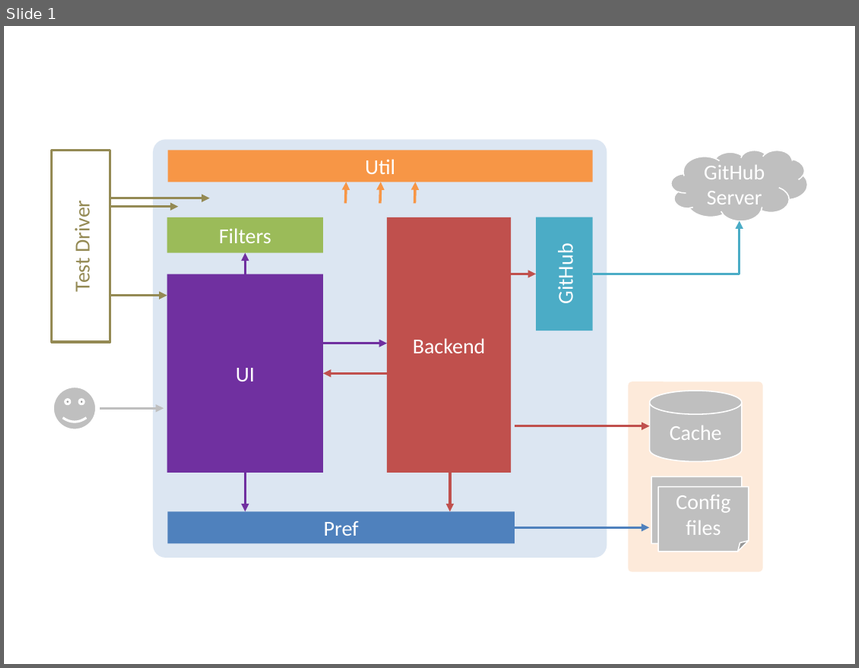
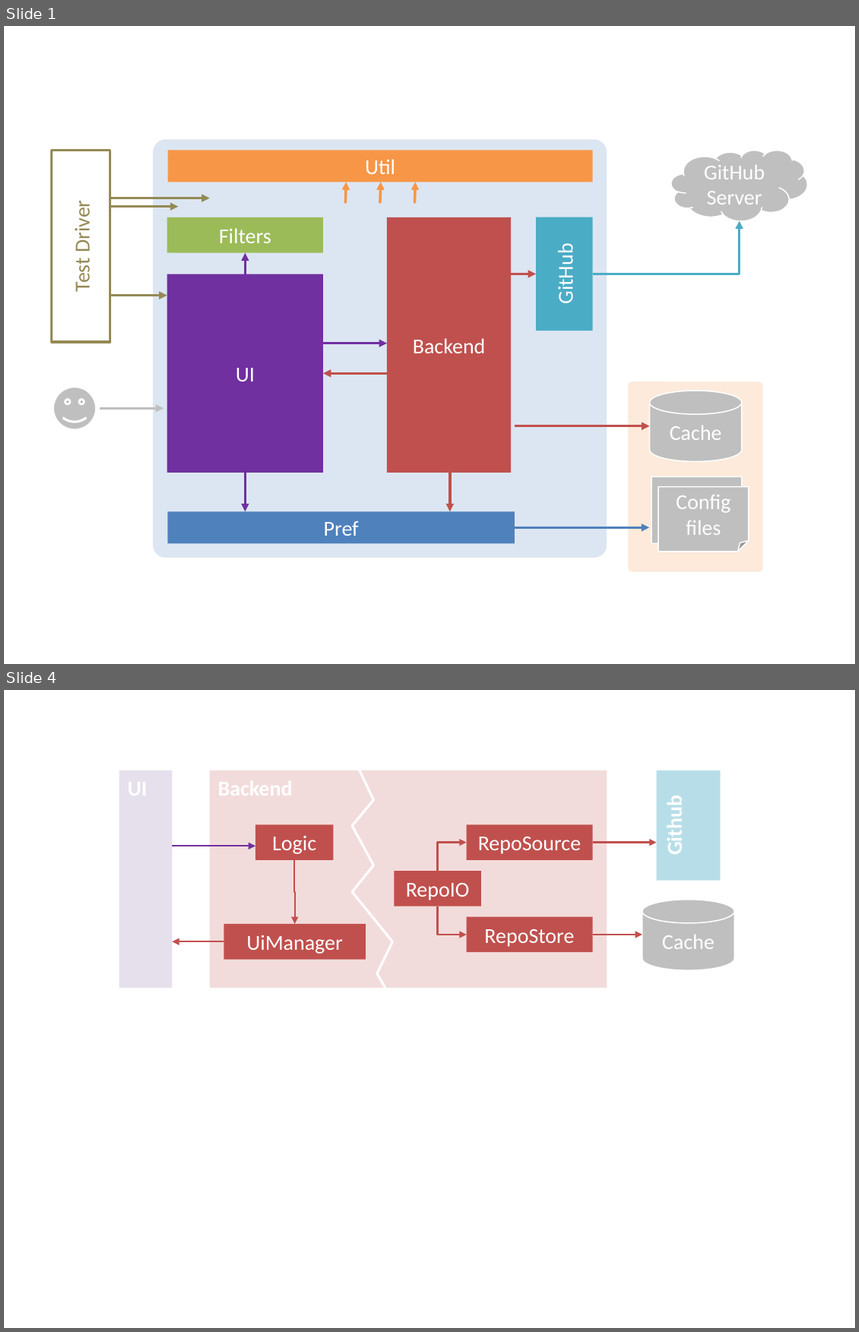
Before and after one commit to HubTurbo/HubTurbo, a slide deck: docs/images/design/design.pptx. Shown one above the other, each under a label of ours: slide 1 before the commit, slides 1 and 4 after it; the slides between them are not shown. The pictures are 859x668 and 859x1332 pixels, drawn with LibreOffice and Linux fonts; fonts in the diff are those of the drawing. Boxes give left, top, right and bottom in pixels: in the first picture for what was removed or moved away, otherwise in the second. Text is boxed around its words. In the diff, an @@ line names an element or a change of style, - is before the commit and + after.

```diff
--- a/docs/images/design/design.pptx
+++ b/docs/images/design/design.pptx
@@ slide 4 added at (4, 690, 855, 1328), background #FFFFFF @@
@@ rectangle added at (119, 771, 172, 988), fill #E6E0EC @@
@@ rectangle added at (210, 771, 607, 988), fill #F2DCDB @@
@@ freeform shape added at (352, 768, 392, 992), outline #FFFFFF 2 pt @@
@@ rectangle added at (657, 771, 721, 881), fill #B7DEE8, 18 pt, text #FFFFFF, bold @@
+Github
@@ rectangle added at (255, 825, 333, 860), fill #C0504D, 18 pt, text #FFFFFF @@
+Logic
@@ rectangle added at (466, 825, 592, 860), fill #C0504D, 18 pt, text #FFFFFF @@
+RepoSource
@@ arrow added from (173, 846) to (255, 846), #7030A0 1.5 pt @@
@@ elbow arrow added from (438, 872) to (466, 842), #C0504D 1.5 pt @@
@@ arrow added from (593, 842) to (657, 842), #C0504D 1.5 pt @@
@@ elbow arrow added from (294, 860) to (295, 924), #C0504D 1.5 pt @@
@@ rectangle added at (394, 872, 481, 907), fill #C0504D, 18 pt, text #FFFFFF @@
+RepoIO
@@ elbow arrow added from (438, 906) to (466, 934), #C0504D 1.5 pt @@
@@ rectangle added at (466, 917, 592, 953), fill #C0504D, 18 pt, text #FFFFFF @@
+RepoStore
@@ cylinder added at (642, 900, 734, 970), fill #BFBFBF, outline #FFFFFF 1 pt, 18 pt, text #FFFFFF @@
+Cache
@@ rectangle added at (224, 924, 366, 960), fill #C0504D, 18 pt, text #FFFFFF @@
+UiManager
@@ arrow added from (593, 935) to (642, 935), #C0504D 1.5 pt @@
@@ arrow added from (224, 942) to (173, 942), #C0504D 1.5 pt @@
```
Also in this commit, not shown: 2 other slides added, 7 other files.
